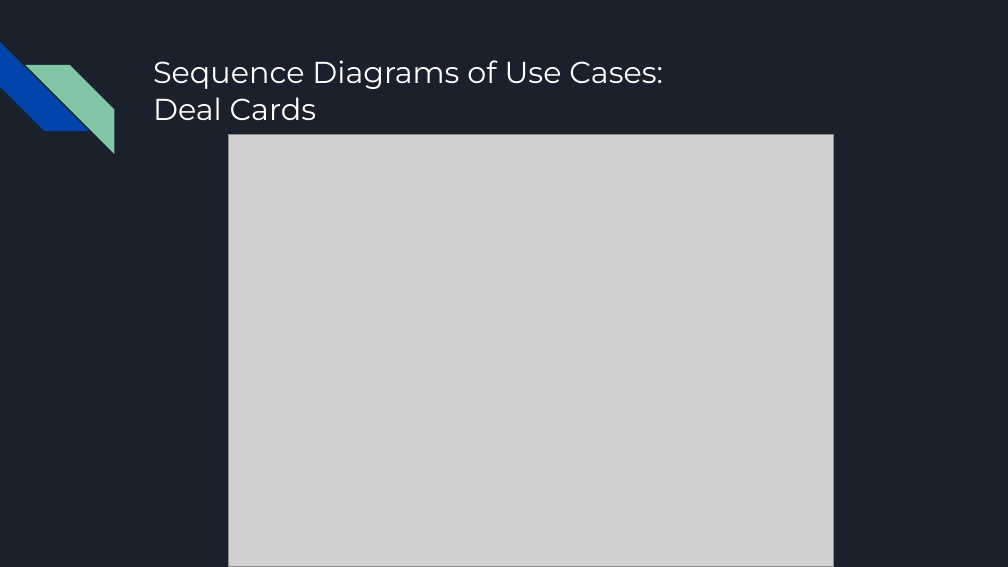
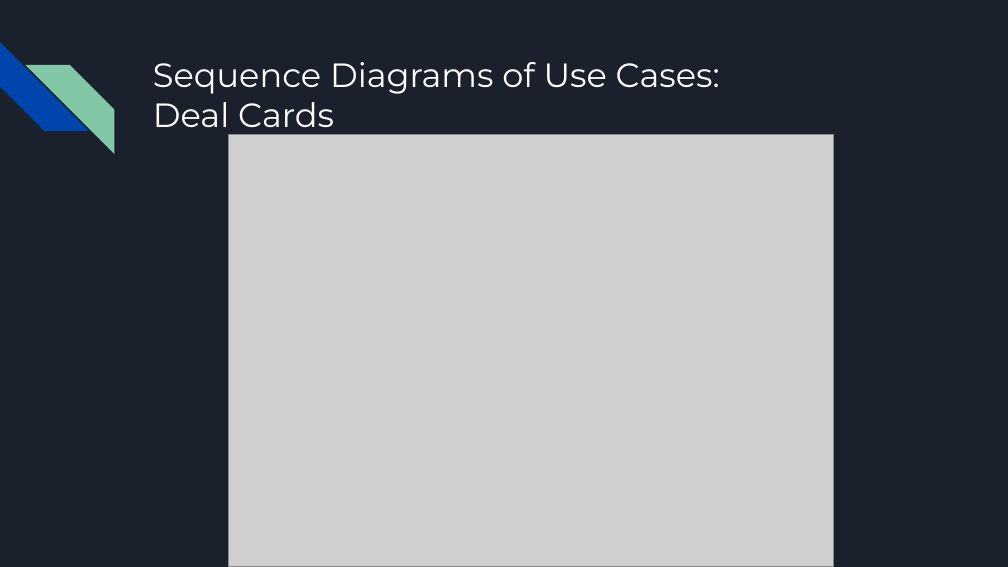
Before and after one commit to Barbecho90/Group5SoftwareEng, a slide deck: slide 11 of Phase 2/Blackjack Phase 2 Presentation.pptx. Drawn at 1008x567 pixels with LibreOffice and Linux fonts; fonts in the diff are those of the drawing; grey boxes stand for pictures. Boxes give left, top, right and bottom in pixels: in the first picture for what was removed or moved away, otherwise in the second. Text is boxed around its words. In the diff, an @@ line names an element or a change of style, - is before the commit and + after.

```diff
--- a/Phase 2/Blackjack Phase 2 Presentation.pptx
+++ b/Phase 2/Blackjack Phase 2 Presentation.pptx
@@ text at bbox=[153, 62, 720, 135]: text changed; size 21.6 to 24 pt @@
-Sequence Diagrams of Use Cases:
-Deal Cards
+Sequence Diagrams of Use Cases:
+Deal Cards
```
Also in this commit, not shown: 8 other slides changed, 3 other files.
